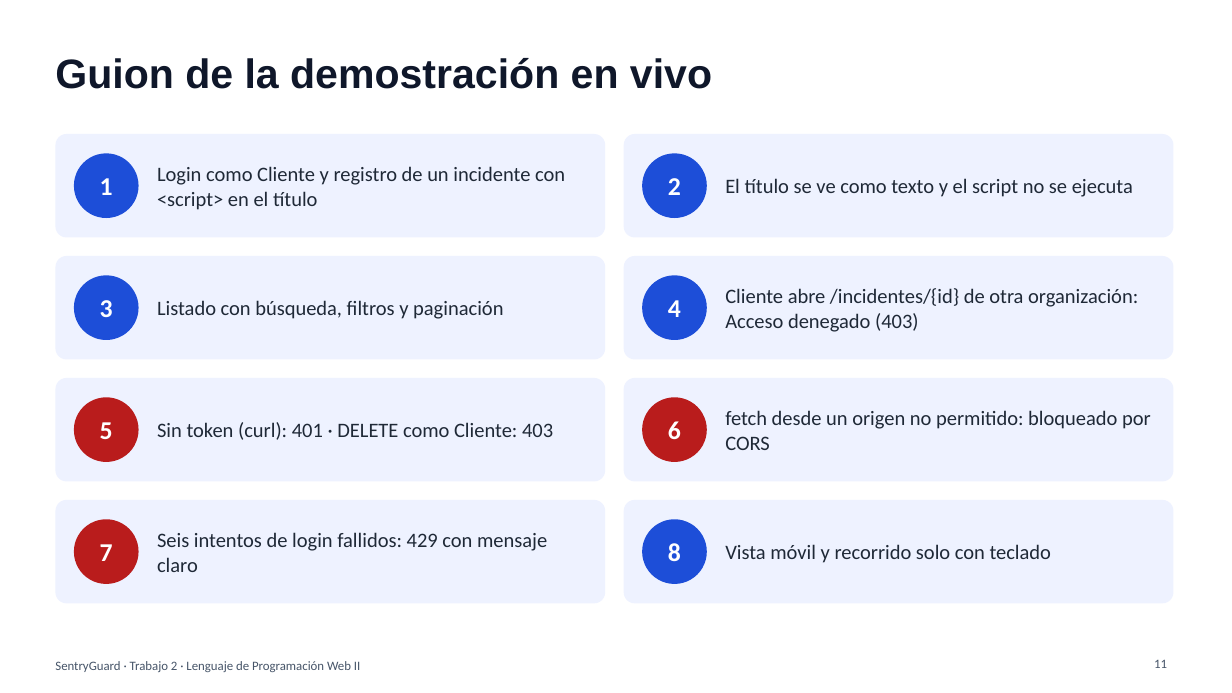
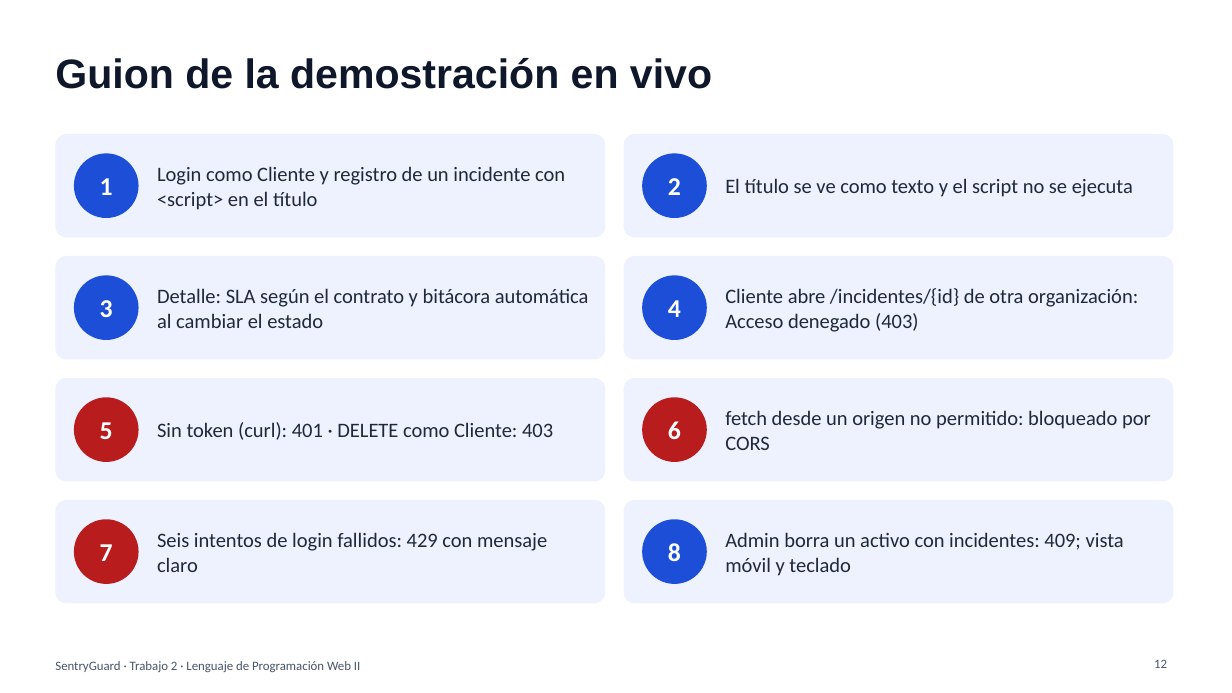
Before and after one commit to bastiovalleipvg/SentryGuard, a slide deck: slide 12 of docs/Presentacion_Trabajo2.pptx (slide 11 before the commit). Drawn at 1232x693 pixels with LibreOffice and Linux fonts; fonts in the diff are those of the drawing. Boxes give left, top, right and bottom in pixels: in the first picture for what was removed or moved away, otherwise in the second. Text is boxed around its words. In the diff, an @@ line names an element or a change of style, - is before the commit and + after.

```diff
--- a/docs/Presentacion_Trabajo2.pptx
+++ b/docs/Presentacion_Trabajo2.pptx
@@ text at box(157, 288, 589, 328): text changed @@
-Listado con búsqueda, filtros y paginación
+Detalle: SLA según el contrato y bitácora automática al cambiar el estado
@@ text at box(725, 532, 1124, 576): text changed @@
-Vista móvil y recorrido solo con teclado
+Admin borra un activo con incidentes: 409; vista móvil y teclado
@@ page number at box(1154, 659, 1167, 668): text changed @@
-11
+12
```
Also in this commit, not shown: 7 other slides changed, 1 slide added, 44 other files.
